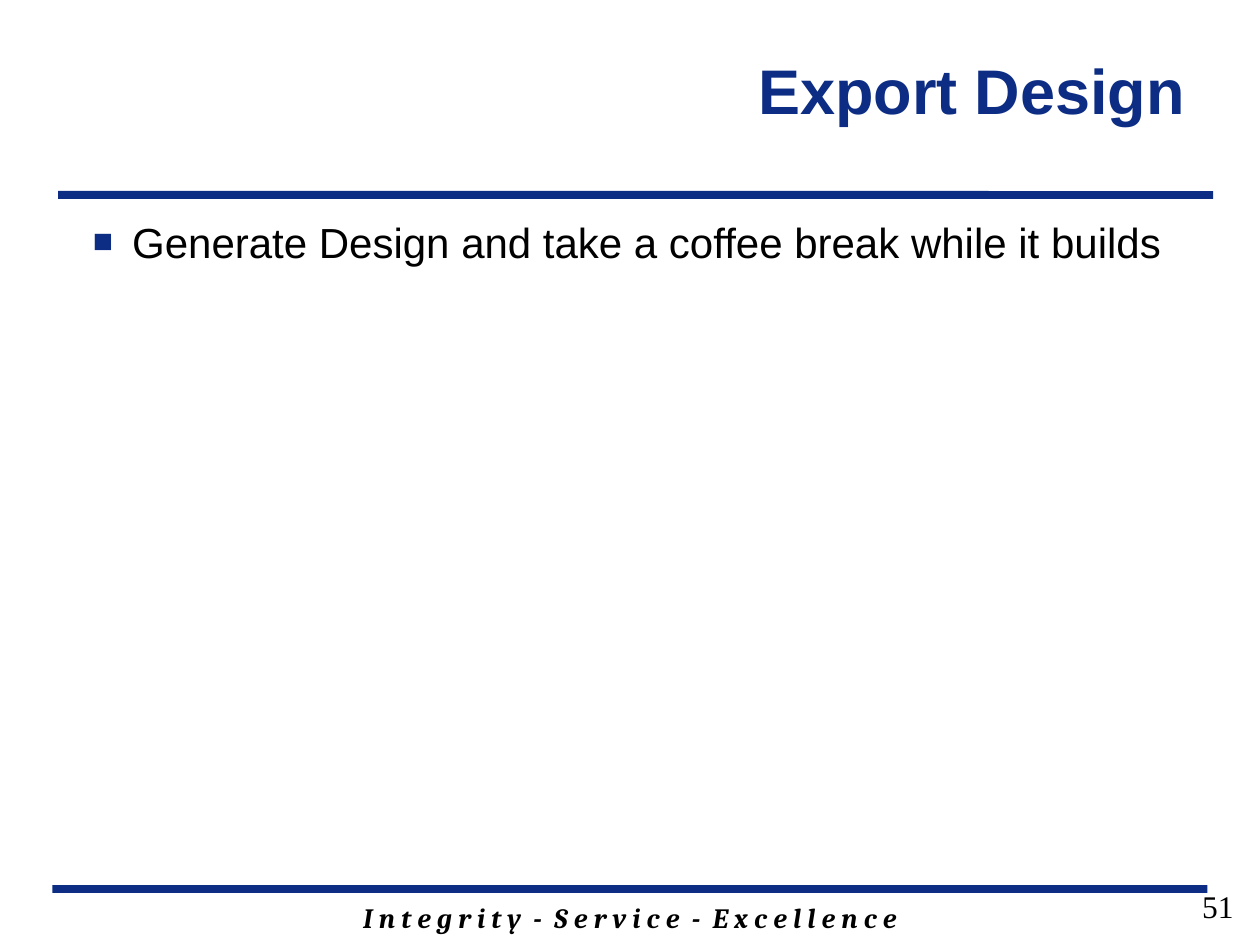
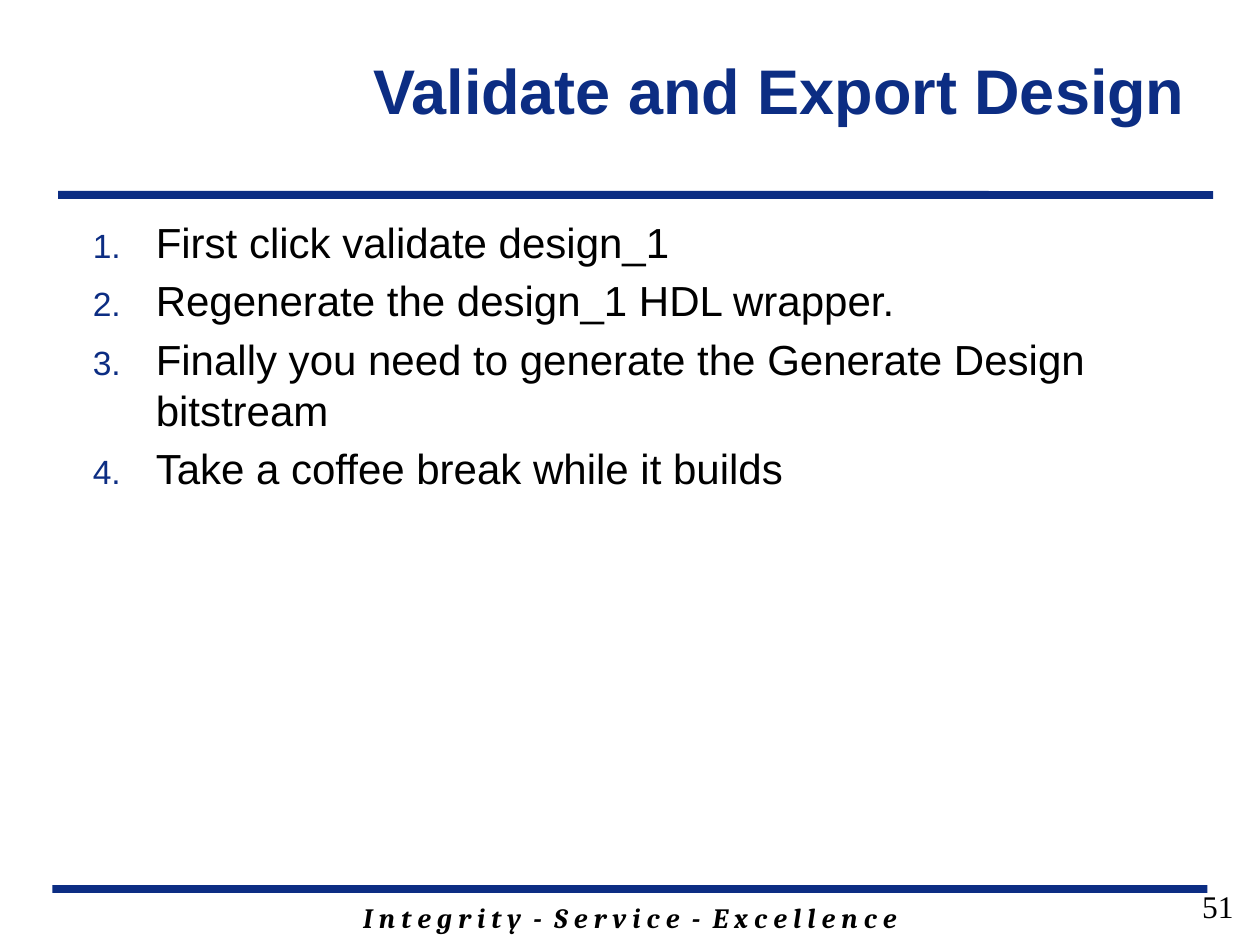
Before and after one commit to jfalkinburg/ECE383_web, a slide deck: slide 51 of lecture/slides/ECE_383_Lec18.pptx. Drawn at 1260x945 pixels with LibreOffice and Linux fonts; fonts in the diff are those of the drawing; background and template pictures are left out. Boxes give left, top, right and bottom in pixels: in the first picture for what was removed or moved away, otherwise in the second. Text is boxed around its words. In the diff, an @@ line names an element or a change of style, - is before the commit and + after.

Commit message:
updating lecture 19 code and lecture 18 slides

```diff
--- a/lecture/slides/ECE_383_Lec18.pptx
+++ b/lecture/slides/ECE_383_Lec18.pptx
@@ title at (373, 68, 1184, 125): text changed @@
-Export Design
+Validate and Export Design
@@ text at (156, 227, 1085, 485): text changed @@
-■ Generate Design and take a coffee break while it builds
+1. First click validate design_1
+2. Regenerate the design_1 HDL wrapper.
+3. Finally you need to generate the Generate Design bitstream
+4. Take a coffee break while it builds
```
Also in this commit, not shown: 3 other slides changed, 2 other files.
